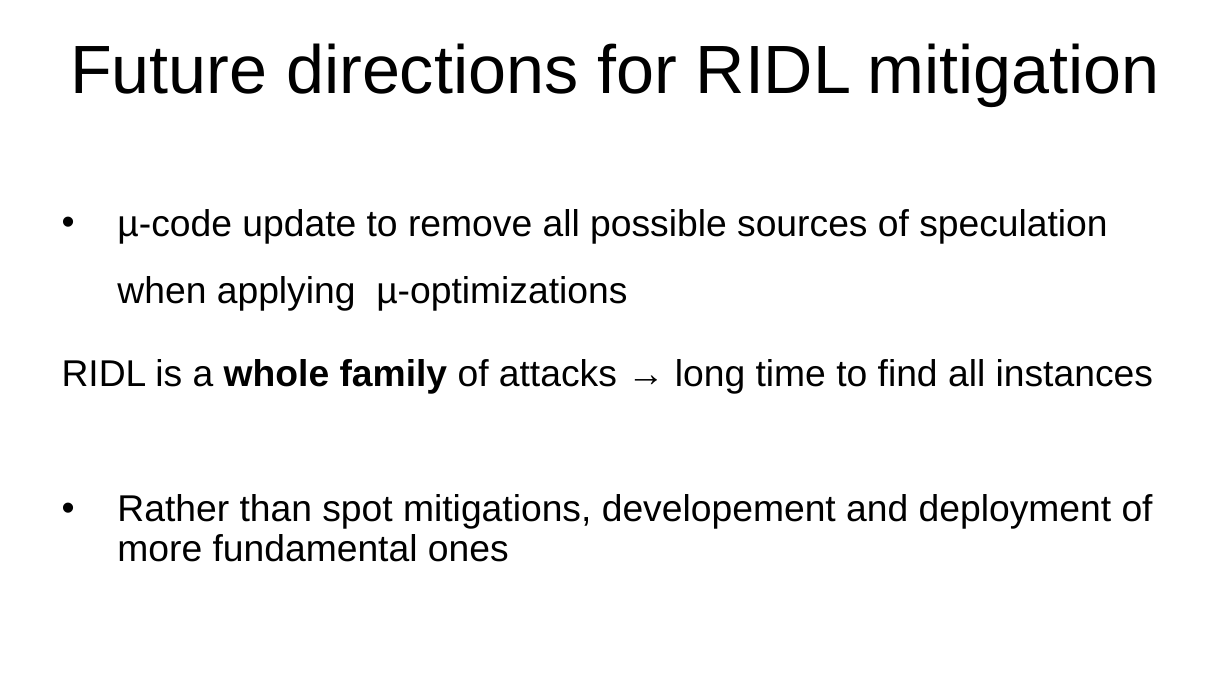
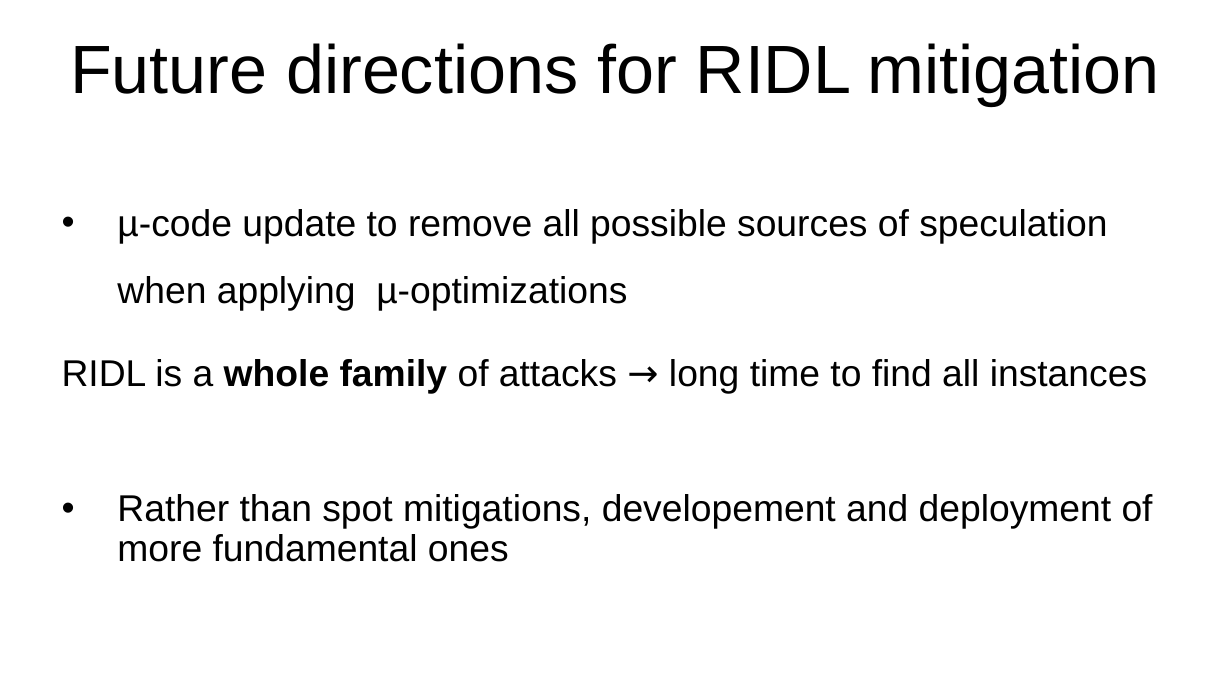
Before and after one commit to Rijndael99/hw_vulnerabilities, a slide deck: slide 15 of presentation1.pptx. Drawn at 1232x693 pixels with LibreOffice and Linux fonts; fonts in the diff are those of the drawing. Boxes give left, top, right and bottom in pixels: in the first picture for what was removed or moved away, otherwise in the second. Text is boxed around its words. In the diff, an @@ line names an element or a change of style, - is before the commit and + after.

```diff
--- a/presentation1.pptx
+++ b/presentation1.pptx
@@ text at box(62, 359, 1147, 394): font Arial to Cabin in "→" @@
```
Also in this commit, not shown: 4 other slides changed, 1 slide added.
